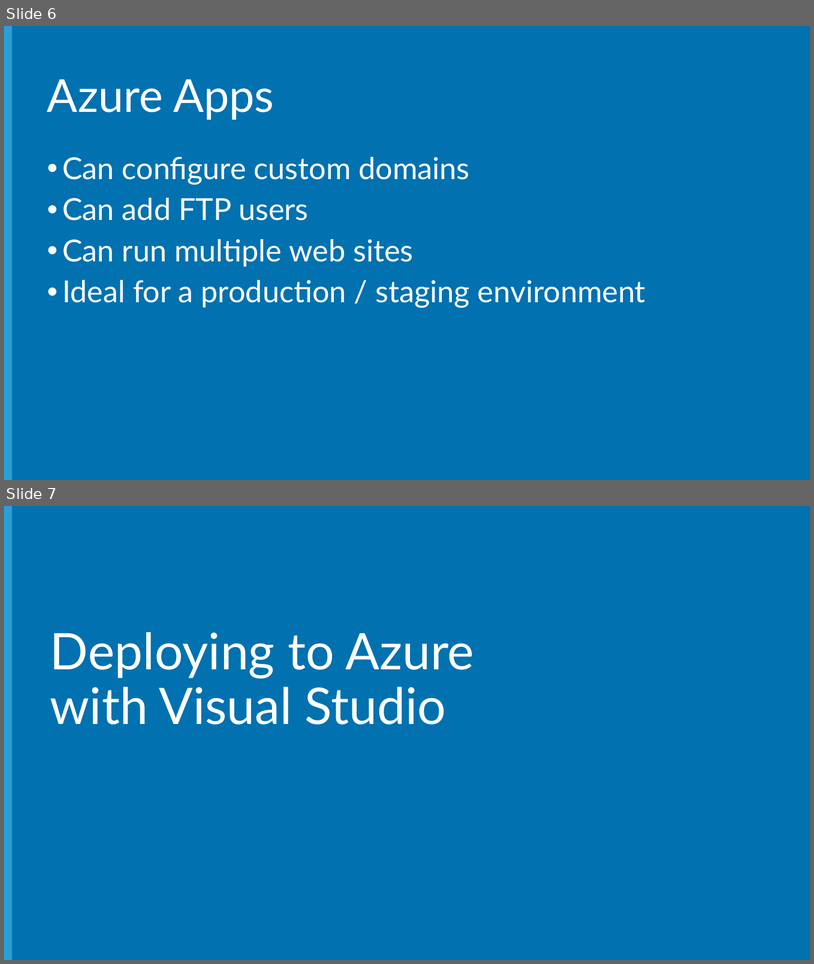
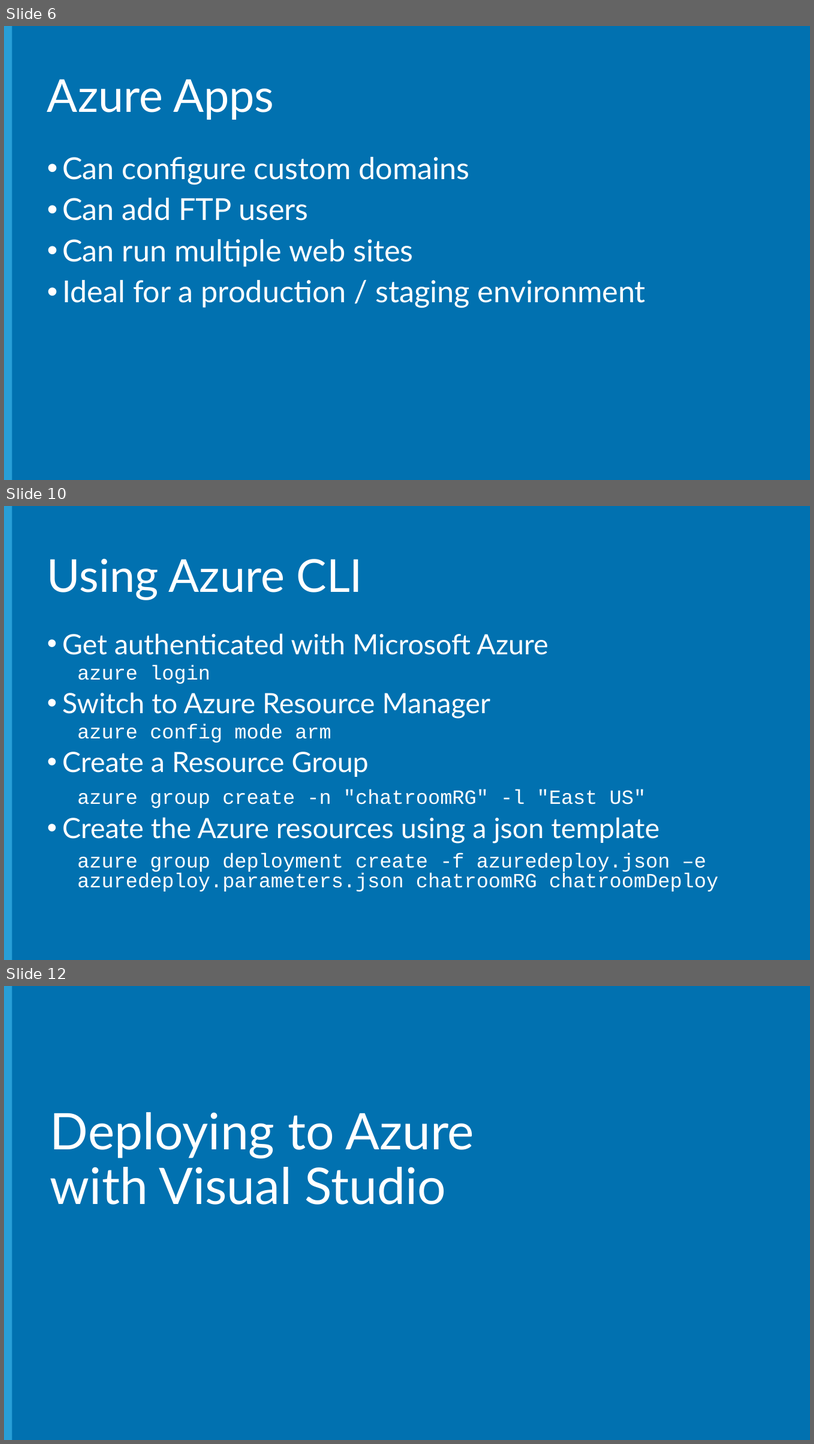
Before and after one commit to Microsoft-Web/NodeCamp, a slide deck: Presentation/AzureDeployAndDebug/AzureDeployAndDebug.pptx. Shown one above the other, each under a label of ours: slides 6 and 7 before the commit, slides 6, 10 and 12 after it; the slides between them are not shown. The pictures are 814x964 and 814x1444 pixels, drawn with LibreOffice and Linux fonts; fonts in the diff are those of the drawing; background and template pictures are left out. Boxes give left, top, right and bottom in pixels: in the first picture for what was removed or moved away, otherwise in the second. Text is boxed around its words. In the diff, an @@ line names an element or a change of style, - is before the commit and + after.

Commit message:
Added Provisioning step to AzureDeployAndDebug presentation

```diff
--- a/Presentation/AzureDeployAndDebug/AzureDeployAndDebug.pptx
+++ b/Presentation/AzureDeployAndDebug/AzureDeployAndDebug.pptx
@@ slide 10 added at bbox=[4, 506, 810, 960], background #0171B0; not listed: 1 template element that a slide beside it also shows @@
@@ title added at bbox=[47, 559, 363, 600], 54 pt, text #FFFFFF @@
+Using Azure CLI
@@ text added at bbox=[62, 633, 719, 891], 24.1 pt, text #FFFFFF @@
+• Get authenticated with Microsoft Azure
+  azure login
+• Switch to Azure Resource Manager
+  azure config mode arm
+• Create a Resource Group
+    azure group create -n "chatroomRG" -l "East US"
+• Create the Azure resources using a json template
+      azure group deployment create -f azuredeploy.json –e azuredeploy.parameters.json chatroomRG chatroomDeploy
@@ what was slide 7 is now slide 12 @@
```
Also in this commit, not shown: 2 slides changed, 4 other slides added, 1 other file.
